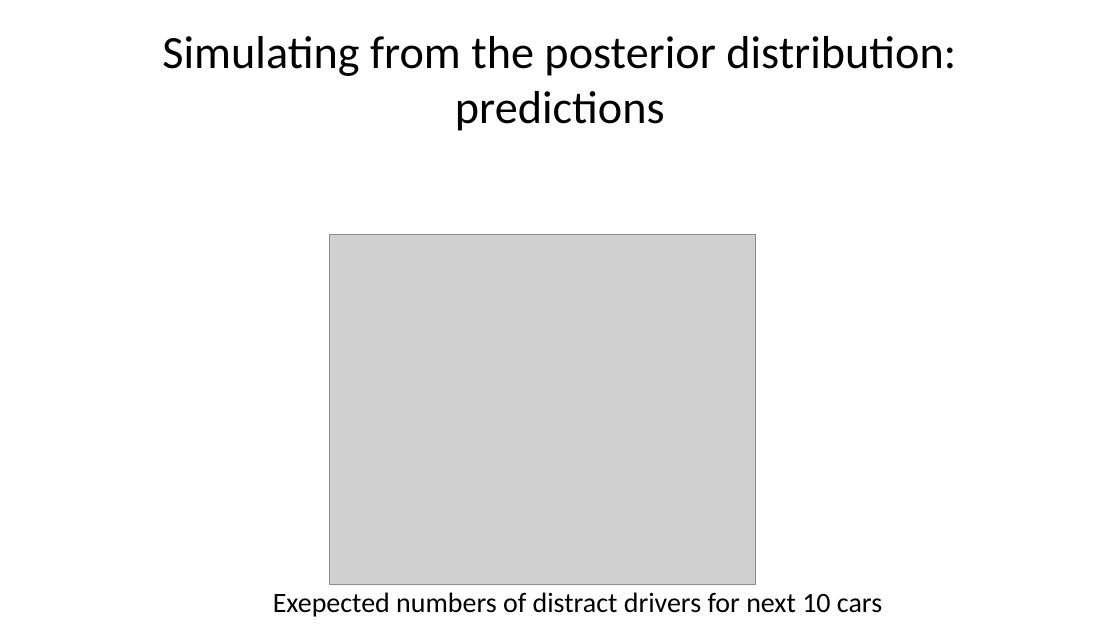
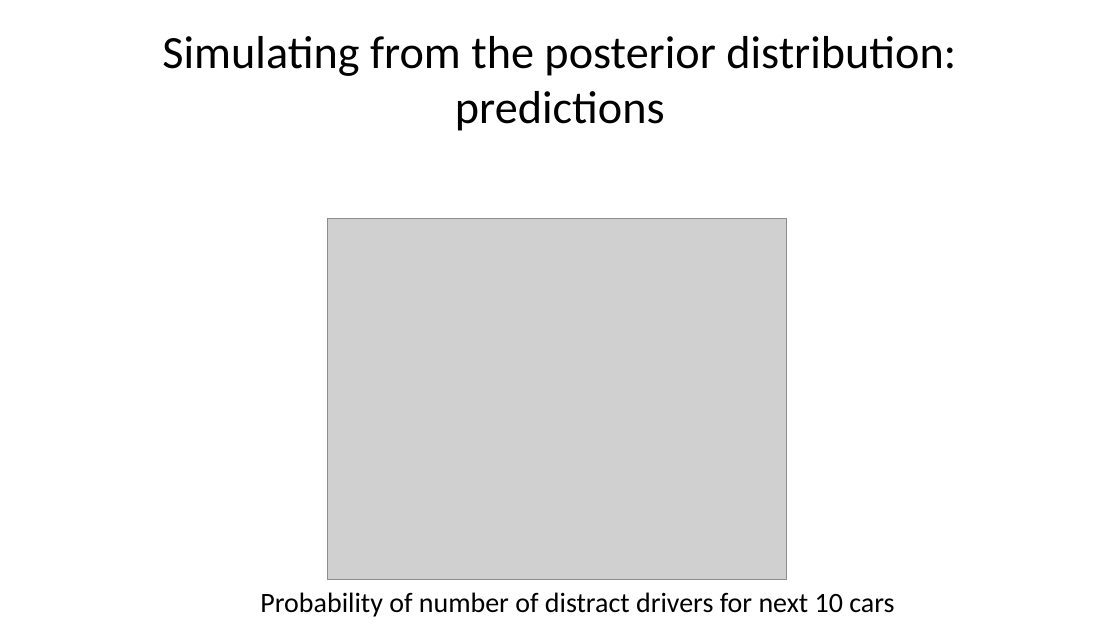
Before and after one commit to StephenElston/CSCI-E-83, a slide deck: slide 64 of LectureSlides/07_IntroductionToBayesModels.pptx. Drawn at 1120x630 pixels with LibreOffice and Linux fonts; fonts in the diff are those of the drawing; grey boxes stand for pictures. Boxes give left, top, right and bottom in pixels: in the first picture for what was removed or moved away, otherwise in the second. Text is boxed around its words. In the diff, an @@ line names an element or a change of style, - is before the commit and + after.

Commit message:
Updated plot in the simulation section of sldies

```diff
--- a/LectureSlides/07_IntroductionToBayesModels.pptx
+++ b/LectureSlides/07_IntroductionToBayesModels.pptx
@@ picture: place and size @@
-picture at [329,234,755,585]
+picture at [328,218,787,579]
@@ text at [260,592,894,617]: text changed @@
-Exepected numbers of distract drivers for next 10 cars
+Probability of number of distract drivers for next 10 cars
```
